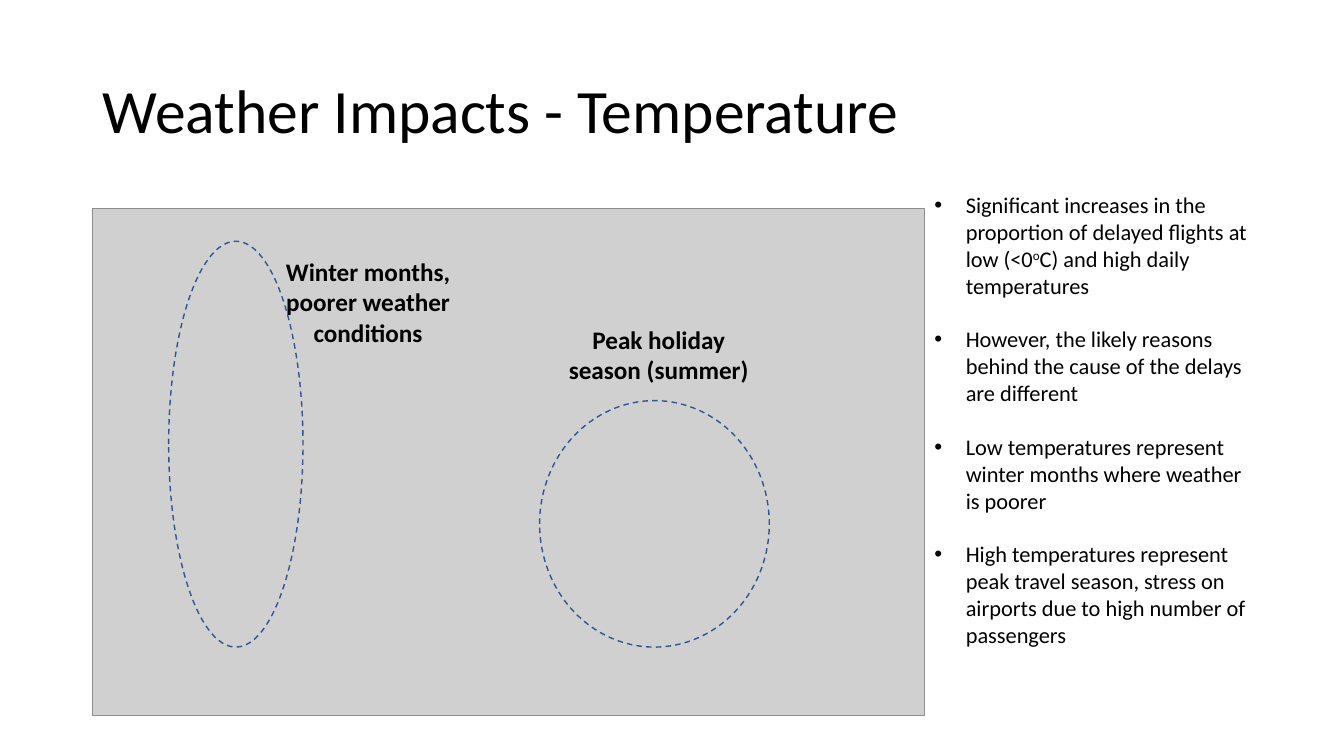
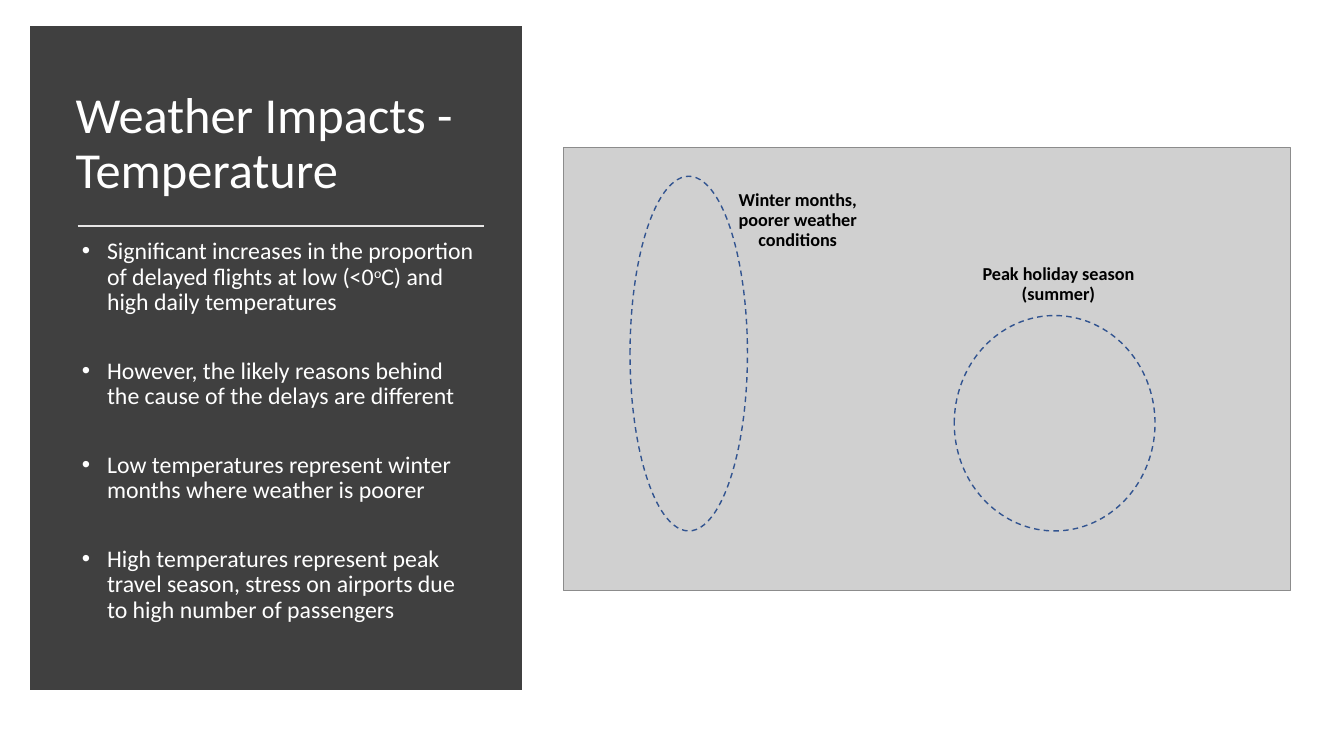
Before and after one commit to c-a11en/codeclan_final_project, a slide deck: slide 4 of Flight Delays Presentation.pptx. Drawn at 1344x756 pixels with LibreOffice and Linux fonts; fonts in the diff are those of the drawing; grey boxes stand for pictures. Boxes give left, top, right and bottom in pixels: in the first picture for what was removed or moved away, otherwise in the second. Text is boxed around its words. In the diff, an @@ line names an element or a change of style, - is before the commit and + after.

```diff
--- a/Flight Delays Presentation.pptx
+++ b/Flight Delays Presentation.pptx
@@ rectangle added at bbox=[37, 33, 515, 684], fill #404040, outline #404040 10 pt @@
@@ title "Weather Impacts - Temperature": place and size @@
-title "Weather Impacts - Temperature" at bbox=[102, 90, 898, 143]
+title "Weather Impacts - Temperature" at bbox=[76, 98, 426, 196]
@@ title "Weather Impacts - Temperature" at bbox=[76, 98, 426, 196]: size 44 to 36 pt, text colour #000000 to #FFFFFF @@
@@ picture: place and size @@
-picture at bbox=[93, 209, 925, 716]
+picture at bbox=[564, 148, 1291, 592]
@@ ellipse: place and size @@
-ellipse at bbox=[168, 241, 302, 647]
+ellipse at bbox=[630, 176, 747, 531]
@@ text "Winter months, poorer weather conditions" at bbox=[739, 193, 857, 246]: size 18 to 13 pt; line spacing 1 to 0.9; more space between paragraphs @@
@@ text "Winter months, poorer weather conditions": place and size @@
-text "Winter months, poorer weather conditions" at bbox=[286, 263, 450, 342]
+text "Winter months, poorer weather conditions" at bbox=[739, 193, 857, 246]
@@ text "Significant increases in the proportion ...": place and size @@
-text "Significant increases in the proportion ..." at bbox=[966, 197, 1247, 647]
+text "Significant increases in the proportion ..." at bbox=[107, 242, 473, 622]
@@ text "Significant increases in the proportion ..." at bbox=[107, 242, 473, 622]: size 16 to 17 pt, text colour #000000 to #FFFFFF; indent changed; line spacing 1 to 0.9; more space between paragraphs @@
@@ line added from (78, 226) to (484, 226), #E7E6E6 1.75 pt @@
@@ text "Peak holiday season (summer)": place and size @@
-text "Peak holiday season (summer)" at bbox=[569, 331, 749, 383]
+text "Peak holiday season (summer)" at bbox=[983, 267, 1134, 303]
@@ text "Peak holiday season (summer)" at bbox=[983, 267, 1134, 303]: size 18 to 13 pt; line spacing 1 to 0.9; more space between paragraphs @@
@@ ellipse: place and size @@
-ellipse at bbox=[539, 400, 769, 647]
+ellipse at bbox=[955, 316, 1155, 531]
```
Also in this commit, not shown: 9 other slides changed, 2 slides added, 1 slide removed.
